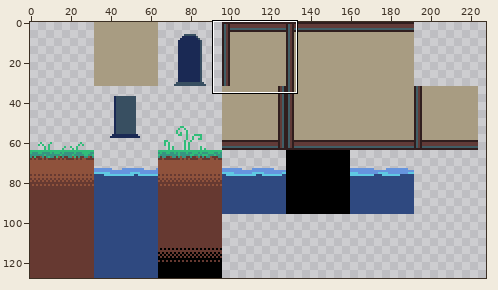
Two versions of one sprite sheet, assets/animated-tileset.png. The first picture is a wide view before the edit; the outline marks the close-up.
Close-up. As it was:
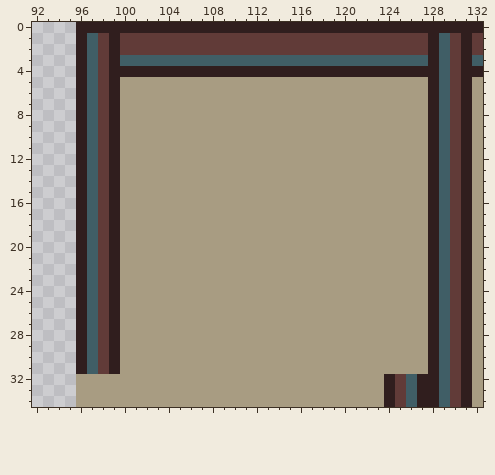
The file is 256x128 pixels. Shown: x 92..132, y 0..34. The wide view leaves out empty margins.
Once edited:
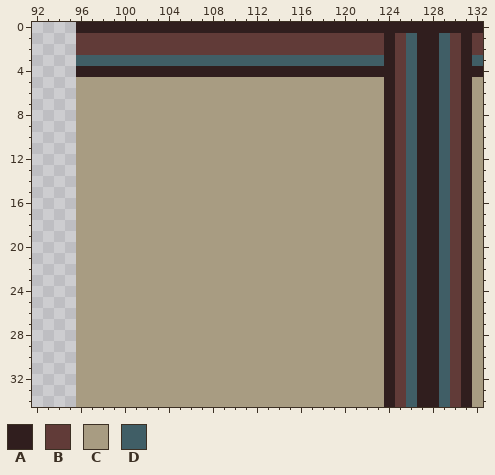
Palette (. is transparent): A #301e1e  B #613b38  C #a89c82  D #405e66
Difference:
Changed rows in their new state; - is an unchanged pixel.
first column x 96:
 1 BB-B------------------------A-DA
 2 BB-B------------------------A-DA
 3 D-DD------------------------AB-A
 4 -AA--------------------------BD-
 5 CCCC------------------------ABDA
 6 CCCC------------------------ABDA
 7 CCCC------------------------ABDA
 8 CCCC------------------------ABDA
 9 CCCC------------------------ABDA
10 CCCC------------------------ABDA
11 CCCC------------------------ABDA
12 CCCC------------------------ABDA
13 CCCC------------------------ABDA
14 CCCC------------------------ABDA
15 CCCC------------------------ABDA
16 CCCC------------------------ABDA
17 CCCC------------------------ABDA
18 CCCC------------------------ABDA
19 CCCC------------------------ABDA
20 CCCC------------------------ABDA
21 CCCC------------------------ABDA
22 CCCC------------------------ABDA
23 CCCC------------------------ABDA
24 CCCC------------------------ABDA
25 CCCC------------------------ABDA
26 CCCC------------------------ABDA
27 CCCC------------------------ABDA
28 CCCC------------------------ABDA
29 CCCC------------------------ABDA
30 CCCC------------------------ABDA
31 CCCC------------------------ABDA
Changed places in both close-ups, as pixel boxes (x1, y1, x2, y2):
changed: (76, 33, 120, 374)
changed: (384, 33, 428, 374)
